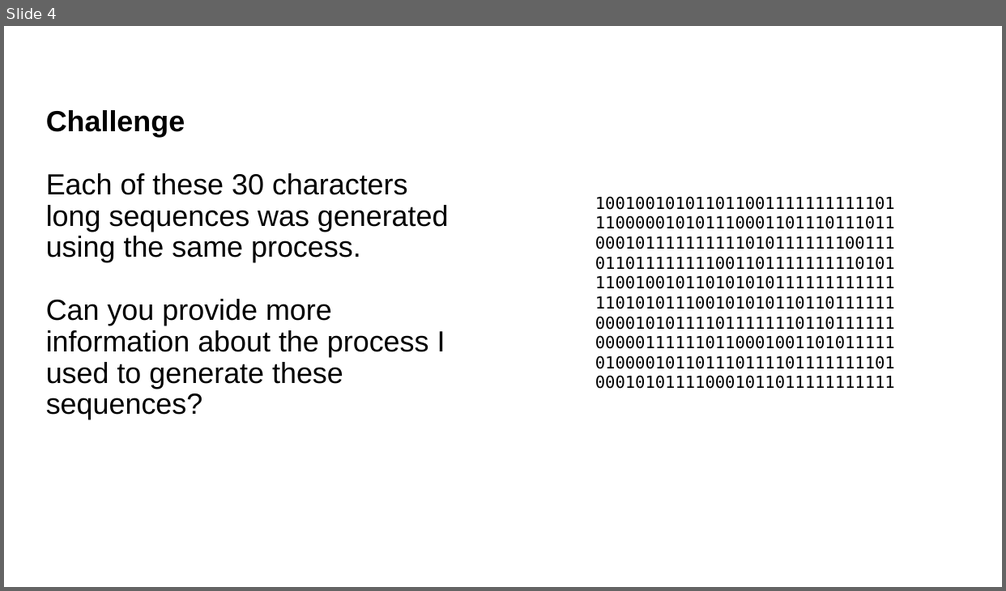
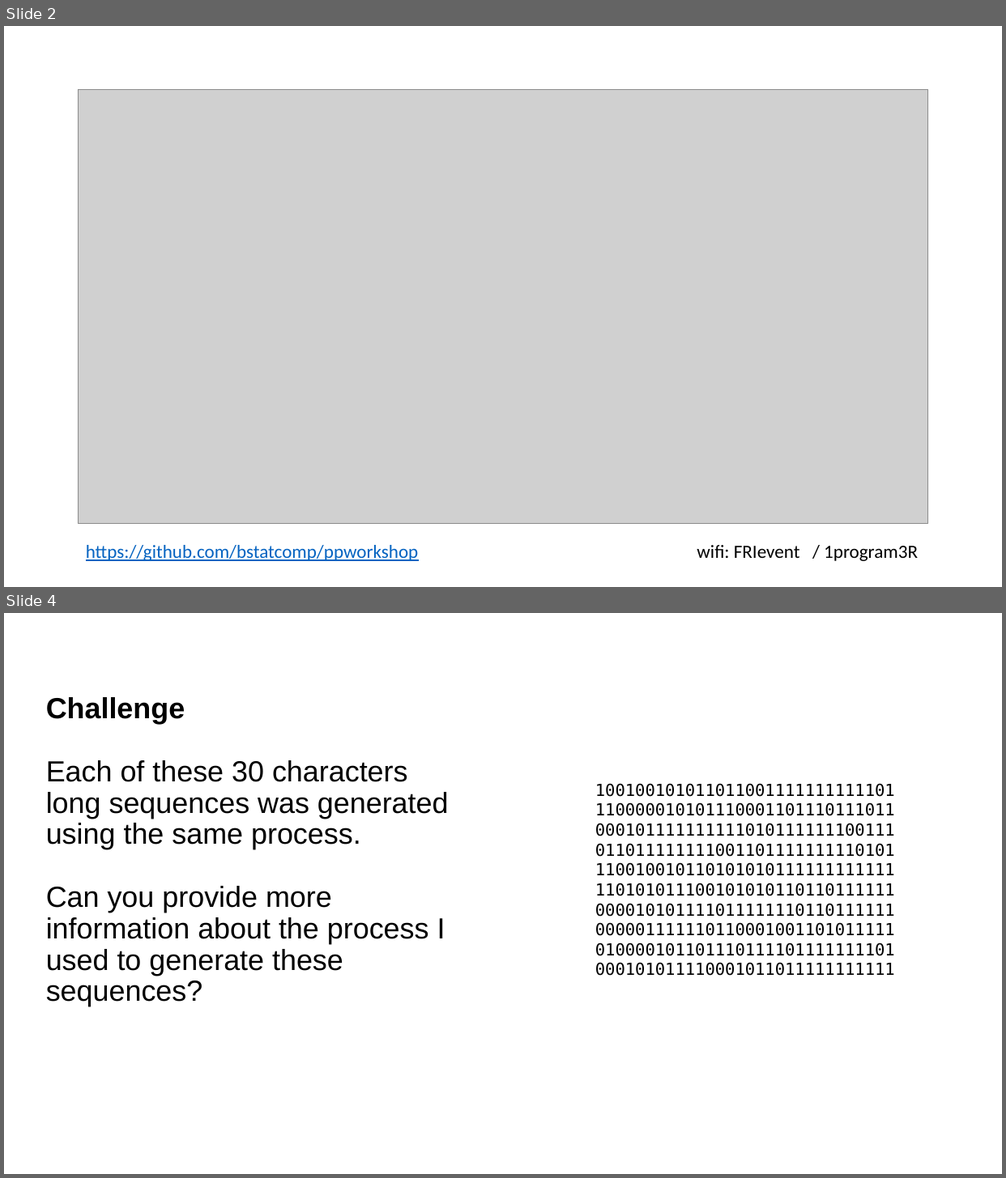
Before and after one commit to bstatcomp/ppworkshop, a slide deck: Slides/slides.pptx. Shown one above the other, each under a label of ours: slide 4 before the commit, slides 2 and 4 after it; the slides between them are not shown. The pictures are 1006x591 and 1006x1178 pixels, drawn with LibreOffice and Linux fonts; fonts in the diff are those of the drawing; grey boxes stand for pictures. Boxes give left, top, right and bottom in pixels: in the first picture for what was removed or moved away, otherwise in the second. Text is boxed around its words. In the diff, an @@ line names an element or a change of style, - is before the commit and + after.

```diff
--- a/Slides/slides.pptx
+++ b/Slides/slides.pptx
@@ slide 2 added at (4,26,1002,587), background #FFFFFF @@
@@ picture added at (78,90,928,523) @@
@@ text added at (86,545,918,561), 18 pt, text #0563C1, underline @@
+https://github.com/bstatcomp/ppworkshop wifi: FRIevent / 1program3R
```
Also in this commit, not shown: 10 slides changed, 4 other slides added, 2 slides removed, 1 other file.
